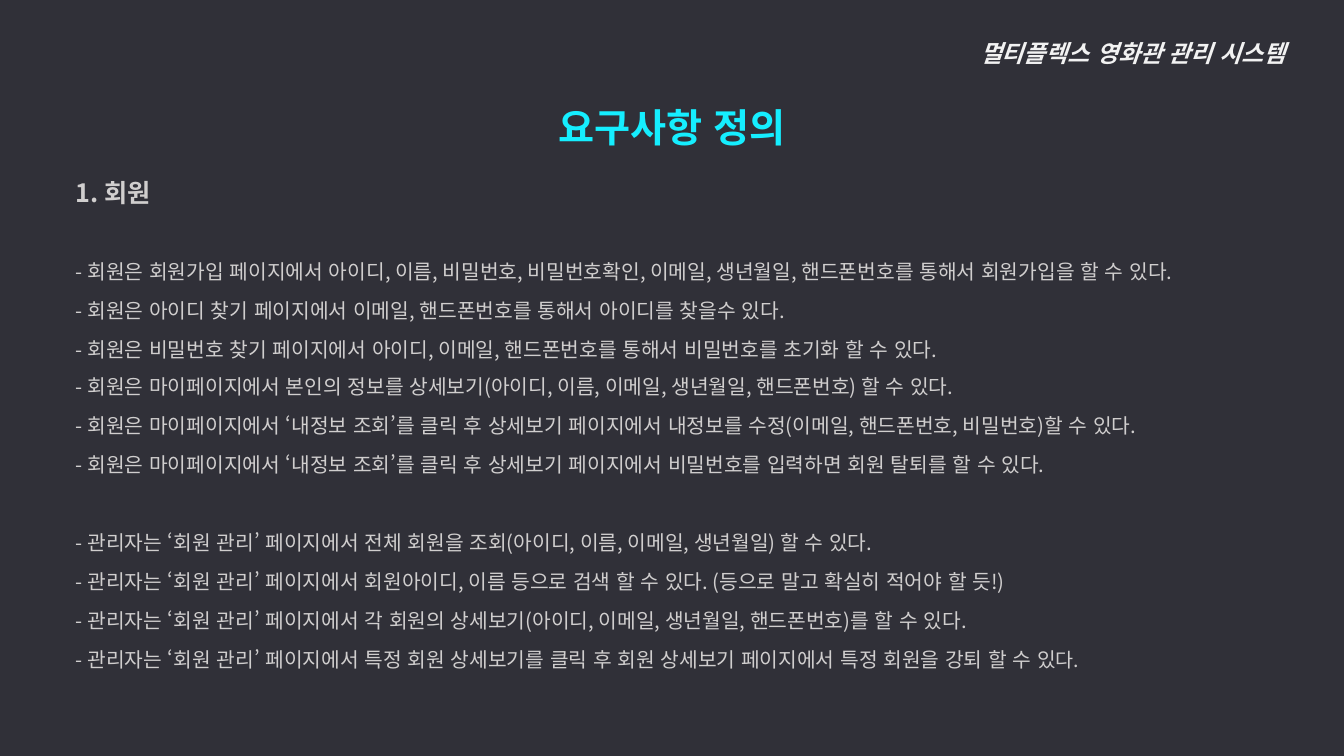
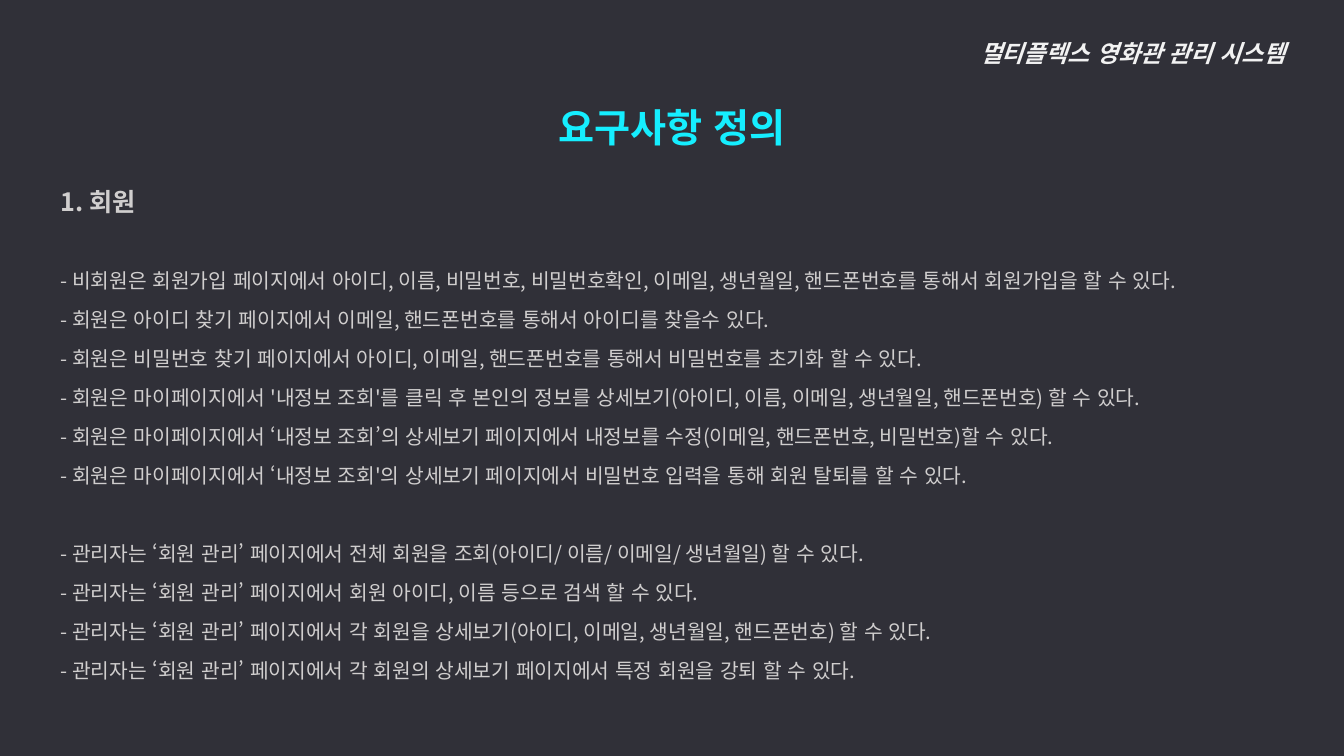
Before and after one commit to ywc-412/MultiplexTeamProject, a slide deck: slide 9 of 2조 시스템개요, 요구사항 정의.pptx. Drawn at 1344x756 pixels with LibreOffice and Linux fonts; fonts in the diff are those of the drawing. Boxes give left, top, right and bottom in pixels: in the first picture for what was removed or moved away, otherwise in the second. Text is boxed around its words. In the diff, an @@ line names an element or a change of style, - is before the commit and + after.

Commit message:
요구사항정의 피드백 받은 부분 반영해서 다시 올림

```diff
--- a/2조 시스템개요, 요구사항 정의.pptx
+++ b/2조 시스템개요, 요구사항 정의.pptx
@@ text "1. 회원": place and size @@
-text "1. 회원" at (76, 181, 1172, 669)
+text "1. 회원" at (60, 190, 1176, 680)
@@ text at (72, 271, 1176, 292): text changed @@
-  - 회원은 회원가입 페이지에서 아이디, 이름, 비밀번호, 비밀번호확인, 이메일, 생년월일, 핸드폰번호를 통해서 회원가입을 할 수 있다.
+  - 비회원은 회원가입 페이지에서 아이디, 이름, 비밀번호, 비밀번호확인, 이메일, 생년월일, 핸드폰번호를 통해서 회원가입을 할 수 있다.
@@ text at (72, 388, 1140, 680): text changed @@
-  - 회원은 마이페이지에서 본인의 정보를 상세보기(아이디, 이름, 이메일, 생년월일, 핸드폰번호) 할 수 있다.
-  - 회원은 마이페이지에서 ‘내정보 조회’를 클릭 후 상세보기 페이지에서 내정보를 수정(이메일, 핸드폰번호, 비밀번호)할 수 있다.
-  - 회원은 마이페이지에서 ‘내정보 조회’를 클릭 후 상세보기 페이지에서 비밀번호를 입력하면 회원 탈퇴를 할 수 있다.
-  - 관리자는 ‘회원 관리’ 페이지에서 전체 회원을 조회(아이디, 이름, 이메일, 생년월일) 할 수 있다.
-  - 관리자는 ‘회원 관리’ 페이지에서 회원아이디, 이름 등으로 검색 할 수 있다. (등으로 말고 확실히 적어야 할 듯!)
-  - 관리자는 ‘회원 관리’ 페이지에서 각 회원의 상세보기(아이디, 이메일, 생년월일, 핸드폰번호)를 할 수 있다.
-  - 관리자는 ‘회원 관리’ 페이지에서 특정 회원 상세보기를 클릭 후 회원 상세보기 페이지에서 특정 회원을 강퇴 할 수 있다.
+  - 회원은 마이페이지에서 '내정보 조회'를 클릭 후 본인의 정보를 상세보기(아이디, 이름, 이메일, 생년월일, 핸드폰번호) 할 수 있다.
+  - 회원은 마이페이지에서 ‘내정보 조회’의 상세보기 페이지에서 내정보를 수정(이메일, 핸드폰번호, 비밀번호)할 수 있다.
+  - 회원은 마이페이지에서 ‘내정보 조회'의 상세보기 페이지에서 비밀번호 입력을 통해 회원 탈퇴를 할 수 있다.
+  - 관리자는 ‘회원 관리’ 페이지에서 전체 회원을 조회(아이디/ 이름/ 이메일/ 생년월일) 할 수 있다.
+  - 관리자는 ‘회원 관리’ 페이지에서 회원 아이디, 이름 등으로 검색 할 수 있다.
+  - 관리자는 ‘회원 관리’ 페이지에서 각 회원을 상세보기(아이디, 이메일, 생년월일, 핸드폰번호) 할 수 있다.
+  - 관리자는 ‘회원 관리’ 페이지에서 각 회원의 상세보기 페이지에서 특정 회원을 강퇴 할 수 있다.
```
Also in this commit, not shown: 13 other slides changed, 2 slides added.
